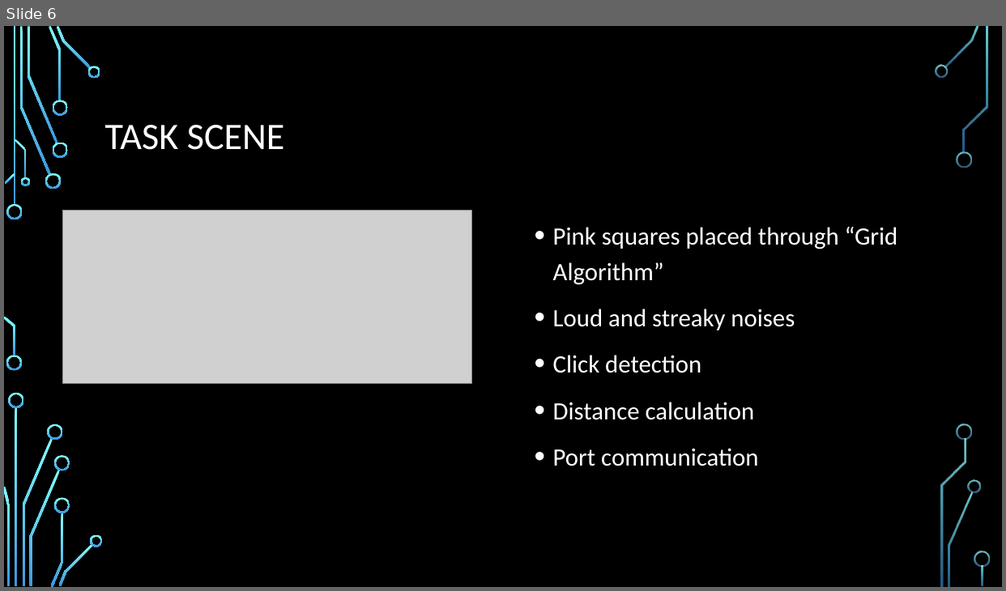
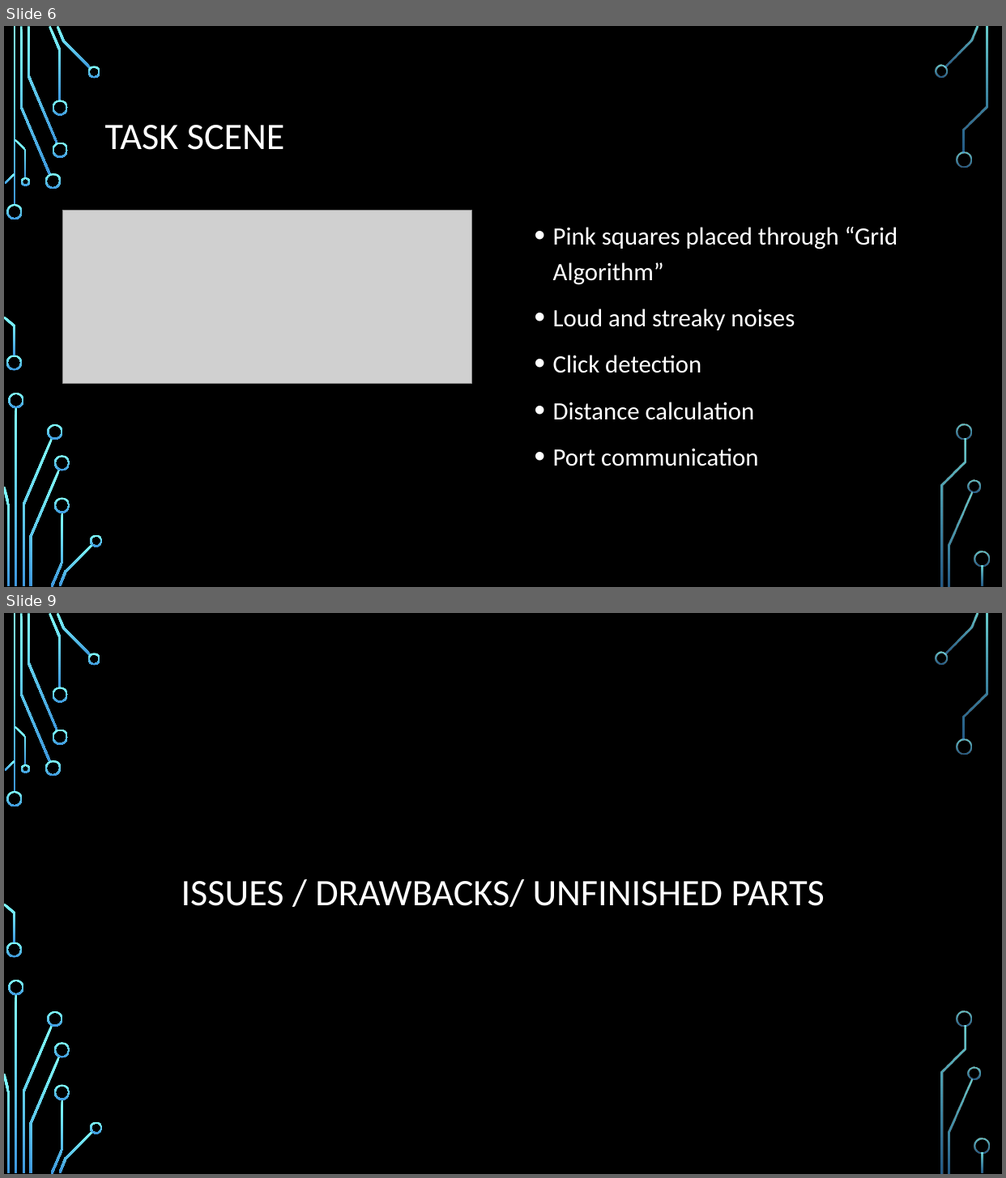
Before and after one commit to manherna/ISS, a slide deck: ISS_FinalPresentation.pptx. Shown one above the other, each under a label of ours: slide 6 before the commit, slides 6 and 9 after it; the slides between them are not shown. The pictures are 1006x591 and 1006x1178 pixels, drawn with LibreOffice and Linux fonts; fonts in the diff are those of the drawing; grey boxes stand for pictures; background and template pictures are left out. Boxes give left, top, right and bottom in pixels: in the first picture for what was removed or moved away, otherwise in the second. Text is boxed around its words. In the diff, an @@ line names an element or a change of style, - is before the commit and + after.

```diff
--- a/ISS_FinalPresentation.pptx
+++ b/ISS_FinalPresentation.pptx
@@ slide 9 added at [4,613,1002,1174], background picture (left out); not listed: 36 template elements that a slide beside it also shows @@
@@ title added at [181,879,825,907], 36 pt, text #FFFFFF @@
+ISSUES / DRAWBACKS/ UNFINISHED PARTS
```
Also in this commit, not shown: 3 slides changed, 3 other slides added, 11 other files.
